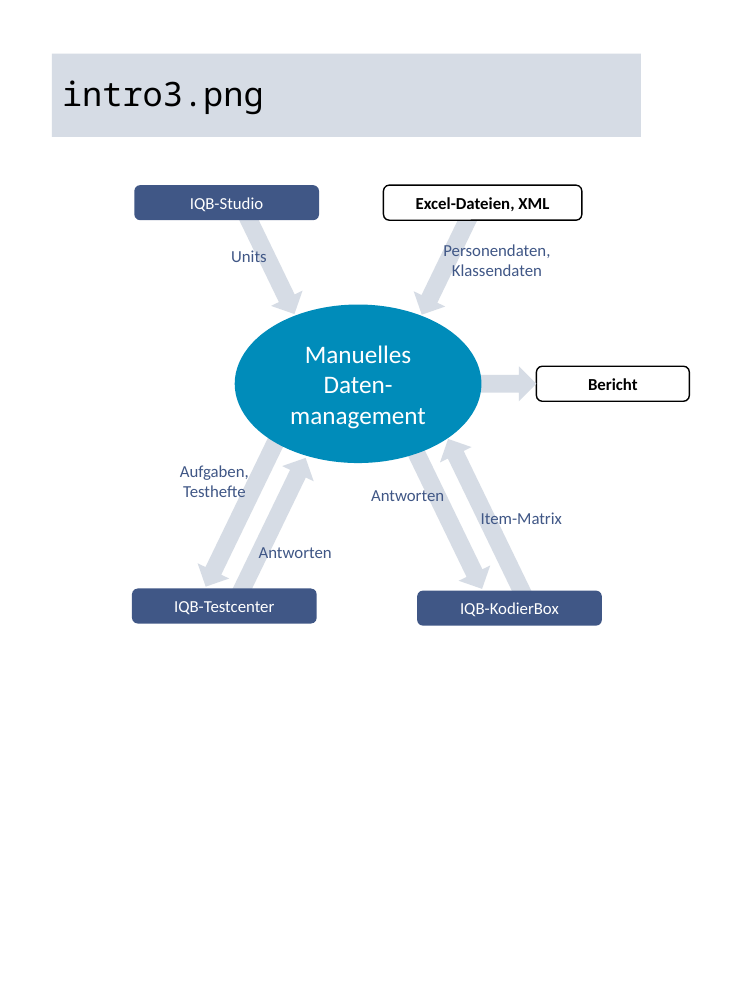
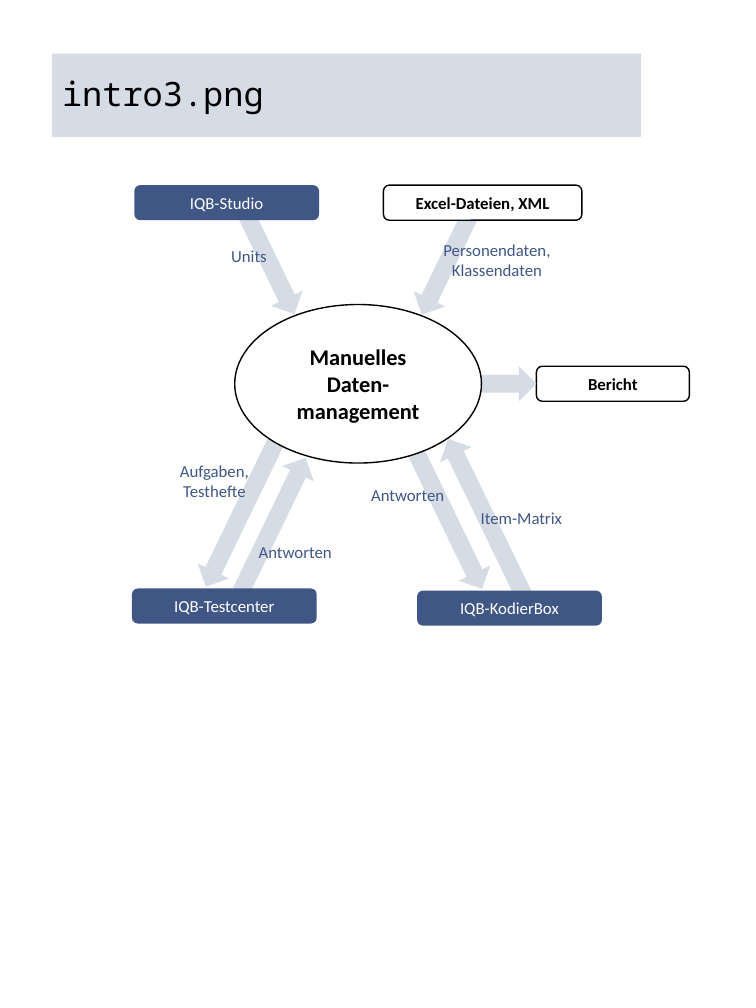
Before and after one commit to iqb-berlin/rising-stars, a slide deck: slide 4 of assets/figures.pptx. Drawn at 756x1008 pixels with LibreOffice and Linux fonts; fonts in the diff are those of the drawing. Boxes give left, top, right and bottom in pixels: in the first picture for what was removed or moved away, otherwise in the second. Text is boxed around its words. In the diff, an @@ line names an element or a change of style, - is before the commit and + after.

Commit message:
Update intro picture

```diff
--- a/assets/figures.pptx
+++ b/assets/figures.pptx
@@ ellipse "Manuelles Daten-management" at [235, 304, 482, 463]: size 18 to 16 pt, text colour #FFFFFF to #000000, bold on; fill #008CBA to #FFFFFF; outline none to #000000 1 pt @@
```
Also in this commit, not shown: 2 other files.
